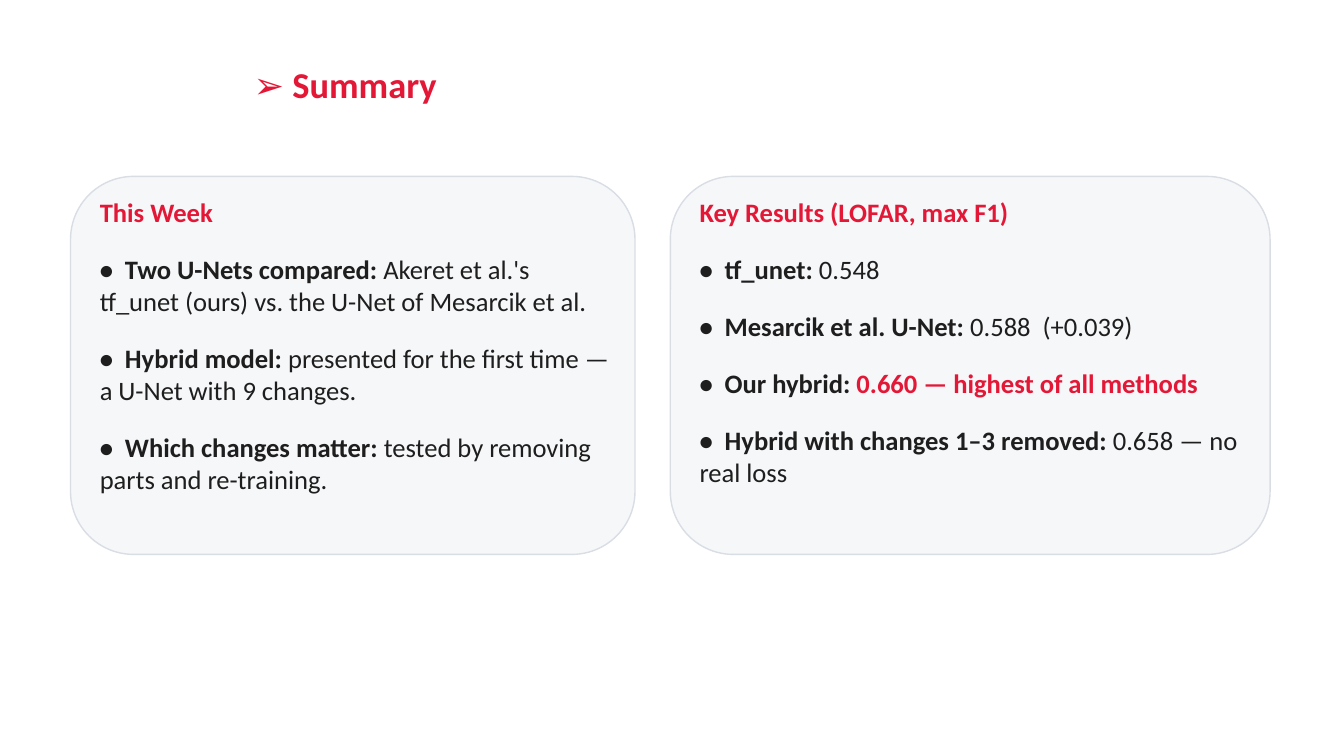
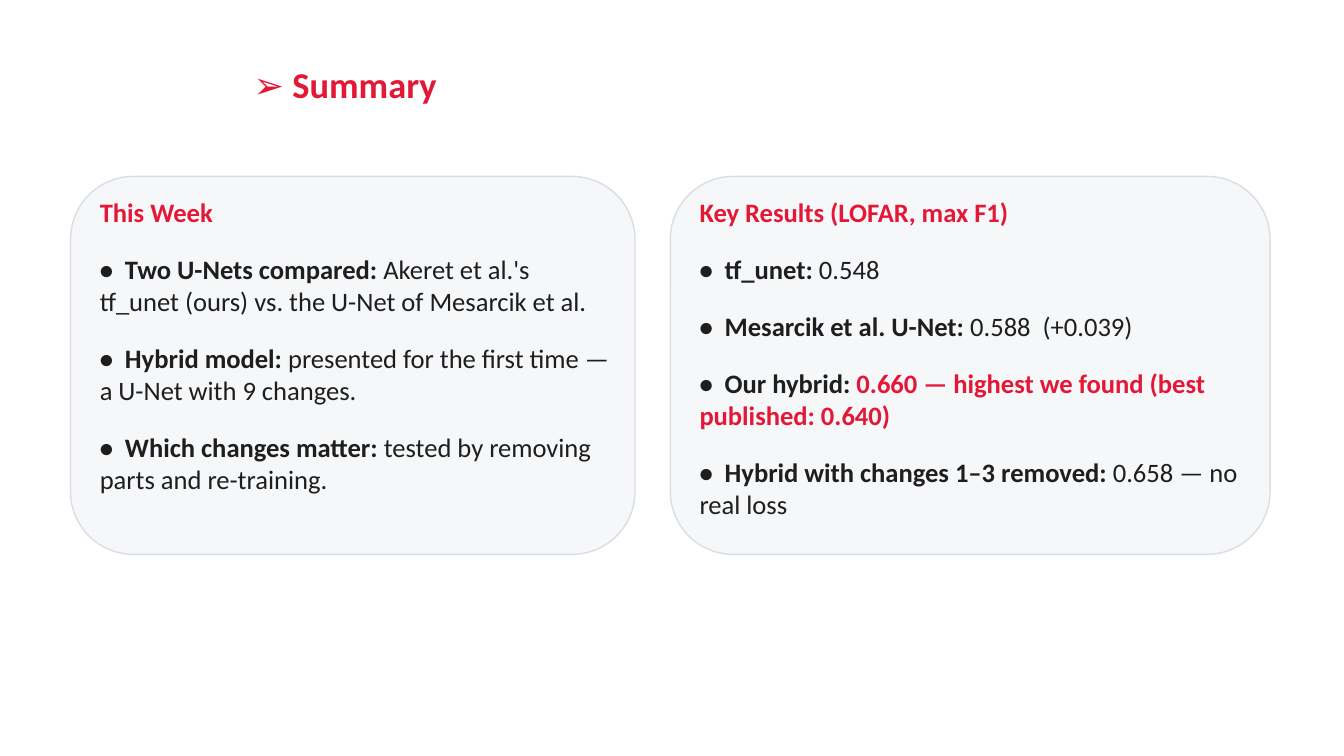
Before and after one commit to RonakSinghRaina/MP, a slide deck: slide 2 of Weekly_Report_Hybrid_DiL_Lab.pptx. Drawn at 1344x756 pixels with LibreOffice and Linux fonts; fonts in the diff are those of the drawing; background and template pictures are left out. Boxes give left, top, right and bottom in pixels: in the first picture for what was removed or moved away, otherwise in the second. Text is boxed around its words. In the diff, an @@ line names an element or a change of style, - is before the commit and + after.

```diff
--- a/Weekly_Report_Hybrid_DiL_Lab.pptx
+++ b/Weekly_Report_Hybrid_DiL_Lab.pptx
@@ text at (x1=700, y1=373, x2=1205, y2=430): text changed @@
-• Our hybrid: 0.660 — highest of all methods
+• Our hybrid: 0.660 — highest we found (best published: 0.640)
```
Also in this commit, not shown: 8 other slides changed, 3 other files.
